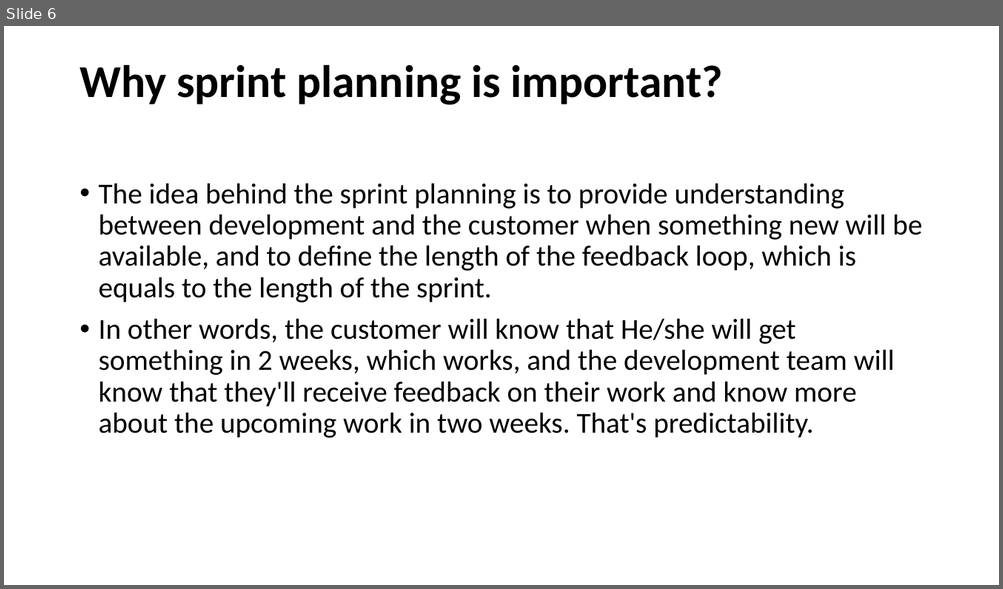
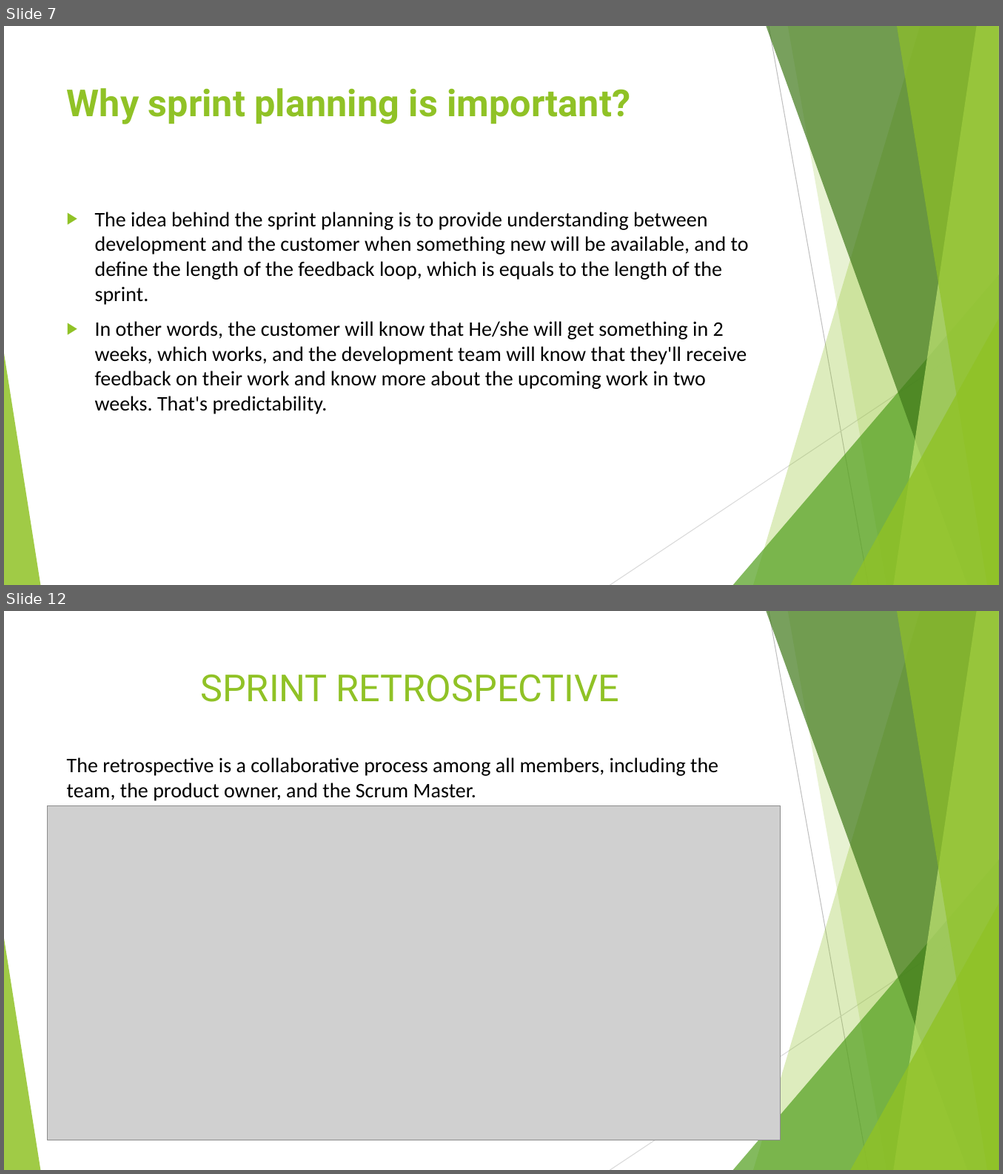
Before and after one commit to karthik07m/coredova-Sample-Ecommerce-app, a slide deck: 4 Types of Scrum Ceremonies.pptx. Shown one above the other, each under a label of ours: slide 6 before the commit, slides 7 and 12 after it; the slides between them are not shown. The pictures are 1003x589 and 1003x1174 pixels, drawn with LibreOffice and Linux fonts; fonts in the diff are those of the drawing; grey boxes stand for pictures. Boxes give left, top, right and bottom in pixels: in the first picture for what was removed or moved away, otherwise in the second. Text is boxed around its words. In the diff, an @@ line names an element or a change of style, - is before the commit and + after.

```diff
--- a/4 Types of Scrum Ceremonies.pptx
+++ b/4 Types of Scrum Ceremonies.pptx
@@ slide 12 added at (4,611,999,1170), background #FFFFFF; not listed: 10 template elements that a slide beside it also shows @@
@@ title added at (200,674,619,702), 36 pt, text #90C226 @@
+SPRINT RETROSPECTIVE
@@ text added at (67,758,718,801), 20 pt, text #000000 @@
+The retrospective is a collaborative process among all members, including the team, the product owner, and the Scrum Master.
@@ picture added at (47,806,780,1141) @@
@@ what was slide 6 is now slide 7 @@
@@ slide 7 changed as well @@
@@ title "Why sprint planning is important?": place and size @@
-title "Why sprint planning is important?" at (79,64,723,105)
+title "Why sprint planning is important?" at (67,88,630,124)
@@ title "Why sprint planning is important?" at (67,88,630,124): size 44 to 36 pt, font Calibri to Roboto, text colour #000000 to #90C226; line spacing 0.9 to 1; vertical alignment middle to top @@
@@ text "The idea behind the sprint ...": place and size @@
-text "The idea behind the sprint ..." at (99,183,922,438)
+text "The idea behind the sprint ..." at (95,212,748,414)
@@ text "The idea behind the sprint ..." at (95,212,748,414): size 28 to 20 pt; bullet • to ▶; line spacing 0.9 to 1 @@
@@ group added at (4,26,999,585): 5 freeform shapes, 3 triangles, 2 lines @@
```
Also in this commit, not shown: 4 other slides changed, 7 other slides added, 1 slide removed.
